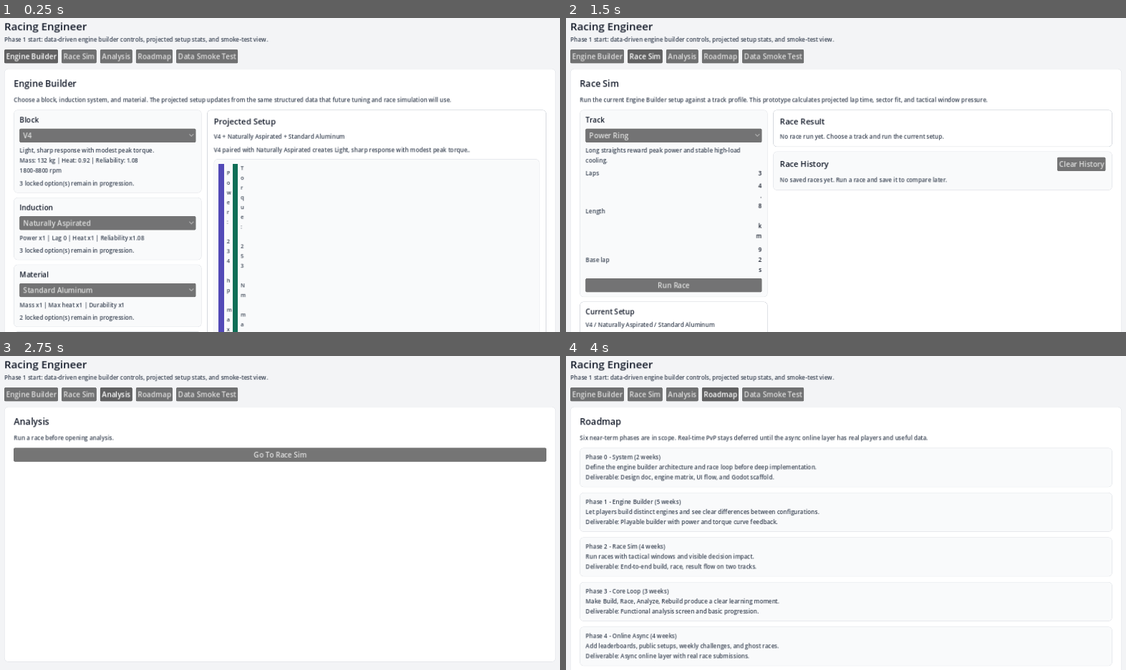
Above: before the commit, frames 1-4 (two rows, left to right).
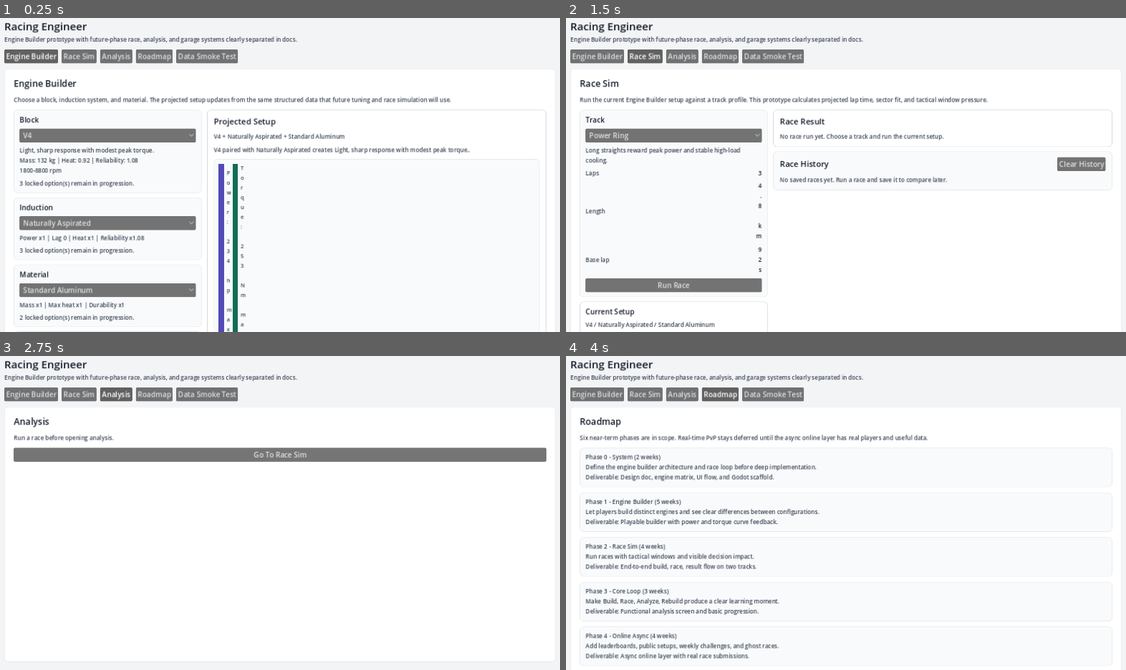
Above: after the commit, the same moments.

Repository: k15974973/racing-engineer
Game: Godot game, scene res://scenes/Main.tscn
Same seed, same stepped clock (60 frames per second), same inputs: the game is played once before the commit and once after it.
Inputs:
- Up to frame 1 (0.25 s): no input
- Up to frame 2 (1.5 s): click "Engine Builder" at 0.5 s; click "Race Sim" at 1.25 s
- Up to frame 3 (2.75 s): click "Analysis" at 2 s
- Up to frame 4 (4 s): click "Go To Race Sim" at 2.75 s; click "Roadmap" at 3.5 s

The runs differ from the first frame. In frame 1, 0.5% of the frame differs, in the area x 0-54%, y 5-9%; in frame 2, 0.5%; in frame 3, 0.5%; in frame 4, 0.5%.

Commit message:
Align roadmap scope and hybrid wear model

Diff:
--- a/scripts/ui/main.gd
+++ b/scripts/ui/main.gd
@@ -180,7 +180,7 @@
 	root.add_child(header)
 
 	header.add_child(_label("Racing Engineer", 24, Color.html("#111827")))
-	header.add_child(_body_text("Phase 1 start: data-driven engine builder controls, projected setup stats, and smoke-test view."))
+	header.add_child(_body_text("Engine Builder prototype with future-phase race, analysis, and garage systems clearly separated in docs."))
 
 	var nav := HBoxContainer.new()
 	nav.add_theme_constant_override("separation", 8)
@@ -1066,13 +1066,16 @@
 func _garage_part_damage_label(key: String) -> String:
 	match key:
 		"block":
-			return "Block wear"
+			return "Block condition"
 		"induction":
-			return "Induction wear"
+			return "Induction condition"
 		"material":
-			return "Material wear"
+			return "Material condition"
 		_:
-			return "%s wear" % key.capitalize()
+			return "%s condition" % key.capitalize()
+
+func _garage_slot_condition(key: String) -> float:
+	return snappedf(clampf(100.0 - _garage_part_damage(key), 0.0, 100.0), 0.1)
 
 func _garage_condition() -> float:
 	return snappedf(clampf(100.0 - _garage_damage(), 0.0, 100.0), 0.1)
@@ -1177,11 +1180,11 @@
 		"material":
 			body = "Reduce heat load or use cooling decisions. Material wear is raising heat and lowering margin."
 		_:
-			body = "Service this part group before another high-risk run."
+			body = "Service this slot group before another high-risk run."
 	return {
 		"severity": severity,
-		"title": "%s at %0.1f wear" % [_garage_part_damage_label(key), wear],
-		"body": body
+			"title": "%s at %0.1f/100" % [_garage_part_damage_label(key), _garage_slot_condition(key)],
+			"body": body
 	}
 
 func _apply_race_reward(reward: Dictionary) -> Dictionary:
@@ -1224,7 +1227,7 @@
 	setup["garage_damage"] = snappedf(damage, 0.1)
 	setup["garage_part_damage"] = _normalized_part_damage(_garage_state.get("part_damage", {}))
 	setup["garage_condition"] = _garage_condition()
-	setup["warning"] = "%s Garage wear: %0.1f damage, part wear %0.1f." % [setup.get("warning", ""), damage, _garage_total_part_damage()]
+	setup["warning"] = "%s Garage wear: %0.1f damage, slot wear %0.1f." % [setup.get("warning", ""), damage, _garage_total_part_damage()]
 	if setup.has("curves"):
 		setup["curves"] = _degraded_curves(setup.get("curves", {}), power_mult, torque_mult)
 	return setup
@@ -1348,13 +1351,17 @@
 
 func _part_wear_estimate(race_result: Dictionary, damage: float, heat_damage: float, reliability_damage: float, tactical_damage: float) -> Dictionary:
 	var setup: Dictionary = race_result.get("setup", {})
+	var block: Dictionary = setup.get("block", {})
 	var induction: Dictionary = setup.get("induction", {})
 	var material: Dictionary = setup.get("material", {})
+	var block_reliability := maxf(float(block.get("reliability_factor", 1.0)), 0.25)
+	var induction_reliability := maxf(float(induction.get("reliability_mult", 1.0)), 0.25)
+	var material_durability := maxf(float(material.get("durability_mult", 1.0)), 0.25)
 	var induction_lag := float(induction.get("lag", 0.0))
 	var material_heat_ceiling := float(material.get("max_heat_mult", 1.0))
-	var block_wear := reliability_damage * 0.65 + heat_damage * 0.3 + damage * 0.08
-	var induction_wear := tactical_damage * (0.75 + induction_lag * 0.35) + heat_damage * 0.18 + damage * 0.06
-	var material_wear := heat_damage * (0.62 / maxf(material_heat_ceiling, 0.6)) + reliability_damage * 0.18 + damage * 0.05
+	var block_wear := (reliability_damage * 0.65 + heat_damage * 0.3 + damage * 0.08) / block_reliability
+	var induction_wear := (tactical_damage * (0.75 + induction_lag * 0.35) + heat_damage * 0.18 + damage * 0.06) / induction_reliability
+	var material_wear := (heat_damage * (0.62 / maxf(material_heat_ceiling, 0.6)) + reliability_damage * 0.18 + damage * 0.05) / material_durability
 	return {
 		"block": snappedf(clampf(block_wear, 0.0, 35.0), 0.1),
 		"induction": snappedf(clampf(induction_wear, 0.0, 35.0), 0.1),
@@ -1965,7 +1972,7 @@
 	if _garage_damage() > 0.0:
 		stack.add_child(_status("Garage condition %s/100 is reducing current output." % _garage_condition(), _garage_condition() >= 70.0))
 	if _garage_total_part_damage() > 0.0:
-		stack.add_child(_body_text("Part wear: block %0.1f | induction %0.1f | material %0.1f" % [_garage_part_damage("block"), _garage_part_damage("induction"), _garage_part_damage("material")]))
+		stack.add_child(_body_text("Slot condition: block %0.1f | induction %0.1f | material %0.1f" % [_garage_slot_condition("block"), _garage_slot_condition("induction"), _garage_slot_condition("material")]))
 	return panel
 
 func _race_result_panel() -> PanelContainer:
@@ -2013,9 +2020,9 @@
 		stack.add_child(_body_text(str(damage_report.get("summary", ""))))
 		var part_wear: Dictionary = damage_report.get("part_wear", {})
 		if not part_wear.is_empty():
-			stack.add_child(_metric_row("Block wear", "+%s" % part_wear.get("block", "0")))
-			stack.add_child(_metric_row("Induction wear", "+%s" % part_wear.get("induction", "0")))
-			stack.add_child(_metric_row("Material wear", "+%s" % part_wear.get("material", "0")))
+			stack.add_child(_metric_row("Block slot wear", "+%s" % part_wear.get("block", "0")))
+			stack.add_child(_metric_row("Induction slot wear", "+%s" % part_wear.get("induction", "0")))
+			stack.add_child(_metric_row("Material slot wear", "+%s" % part_wear.get("material", "0")))
 		var failure_events: Array = damage_report.get("failure_events", [])
 		if not failure_events.is_empty():
 			stack.add_child(_label("Service Events", 16, Color.html("#111827")))
@@ -2138,7 +2145,7 @@
 		stack.add_child(_metric_row("Wear", "+%s" % damage_report.get("damage", "0")))
 		var part_wear: Dictionary = damage_report.get("part_wear", {})
 		if not part_wear.is_empty():
-			stack.add_child(_metric_row("Parts", "B%s I%s M%s" % [part_wear.get("block", "0"), part_wear.get("induction", "0"), part_wear.get("material", "0")]))
+			stack.add_child(_metric_row("Slot wear", "B%s I%s M%s" % [part_wear.get("block", "0"), part_wear.get("induction", "0"), part_wear.get("material", "0")]))
 		var failure_events: Array = damage_report.get("failure_events", [])
 		if not failure_events.is_empty():
 			stack.add_child(_metric_row("Events", str(failure_events.size())))
@@ -2519,9 +2526,9 @@
 	stack.add_child(_metric_row("Credits", str(_garage_credits())))
 	stack.add_child(_meter_row("Condition", condition, 100.0, true))
 	stack.add_child(_metric_row("Damage", "%s / 100" % snappedf(damage, 0.1)))
-	stack.add_child(_metric_row("Part wear total", "%s / 300" % _garage_total_part_damage()))
+	stack.add_child(_metric_row("Slot wear total", "%s / 300" % _garage_total_part_damage()))
 	for key in GARAGE_PART_KEYS:
-		stack.add_child(_metric_row(_garage_part_damage_label(key), "%s / 100" % _garage_part_damage(key)))
+		stack.add_child(_metric_row(_garage_part_damage_label(key), "%s / 100" % _garage_slot_condition(key)))
 	stack.add_child(_metric_row("Full service cost", "%d credits" % full_cost))
 	if budget_amount > 0.0 and damage > 0.0:
 		stack.add_child(_metric_row("Budget repair", "%0.1f damage" % budget_amount))
Not shown, changed: README.md
Not shown, added: docs/implementation_source_of_truth.md
Not shown, changed: docs/phase_1_engine_builder_start.md
Not shown, removed: docs/phase_1_garage_economy.md
Not shown, removed: docs/phase_1_part_specific_wear.md
Not shown, added: docs/phase_scope_audit.md
Not shown, added: docs/prototype_failure_repair.md
Not shown, added: docs/prototype_garage_economy.md
Not shown, added: docs/prototype_hybrid_slot_condition.md
Not shown, added: docs/prototype_progression_unlocks.md
Not shown, changed: docs/ui_flow.md
